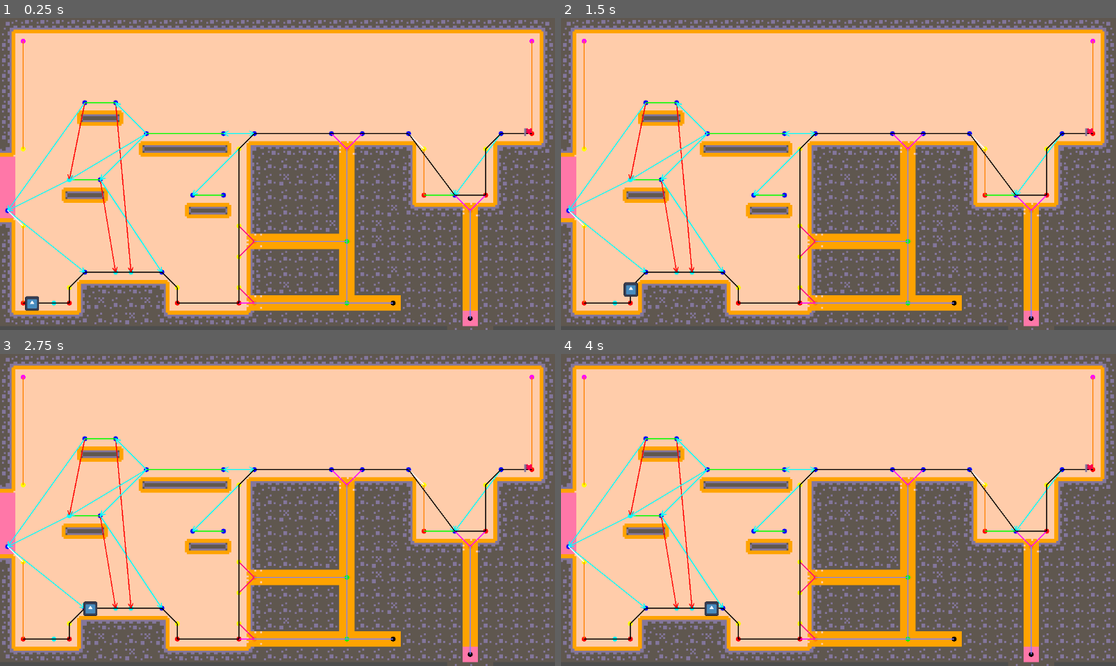
Above: before the commit, frames 1-4 (two rows, left to right).
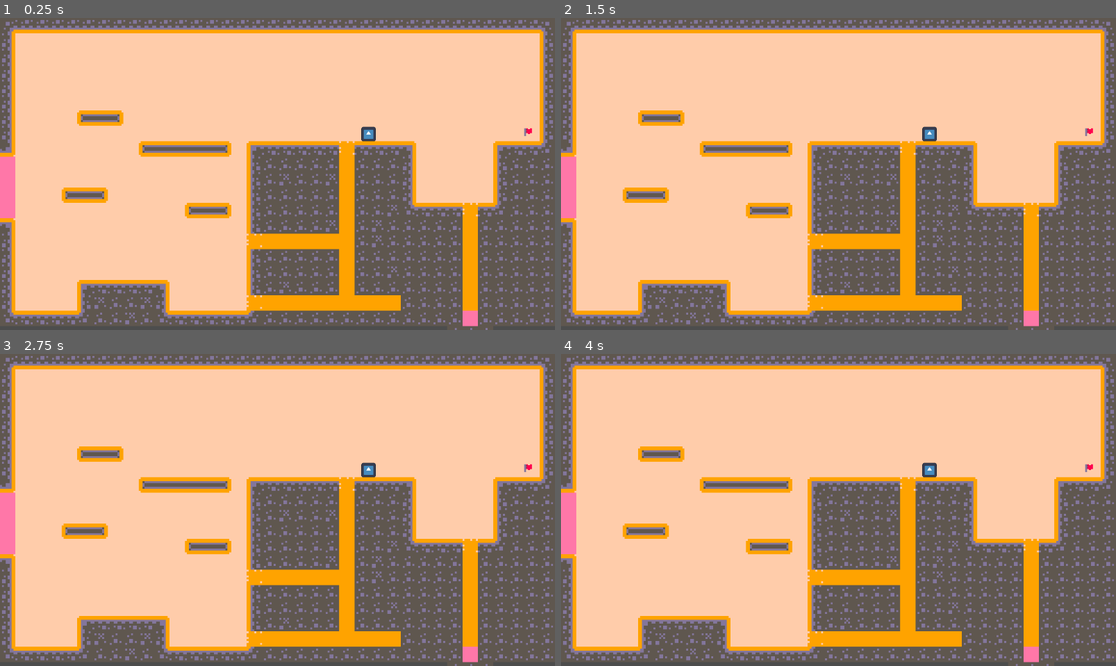
Above: after the commit, the same moments.

Repository: marolmmar1/TFG
Game: Godot game, scene res://Develop/Bioma.tscn
The game is run twice, just before and just after one commit, with the same random seed, the same clock (stepped at 60 frames per second) and the same inputs. The engine's default icon, where the game draws it, is replaced by a stand-in: a white triangle on a blue panel in a dark square.
Inputs:
- Up to frame 1 (0.25 s): no input
- Up to frame 2 (1.5 s): no input
- Up to frame 3 (2.75 s): tap Enter at 2 s
- Up to frame 4 (4 s): no input

The runs differ from the first frame. In frame 1, 3.1% of the frame differs, in the area x 0-97%, y 6-98%; in frame 2, 3.1%; in frame 3, 3.1%; in frame 4, 3.1%.
Error after the commit: Cannot call method 'get_used_cells' on a null value. (res://AStar/a_star.gd:57)

Commit message:
quick fix

Diff:
--- /dev/null
+++ b/AStar/AStar.tscn
@@ -0,0 +1,19 @@
+[gd_scene load_steps=5 format=3 uid="uid://ci6e23n678kxs"]
+
+[ext_resource type="Script" path="res://AStar/a_star.gd" id="1_k4lbb"]
+[ext_resource type="Script" path="res://AStar/tile_map_helper.gd" id="2_4l024"]
+[ext_resource type="Script" path="res://AStar/nodes_helper.gd" id="3_txqkn"]
+[ext_resource type="Script" path="res://AStar/link_helper.gd" id="4_sgoau"]
+
+[node name="AStar" type="Node2D" node_paths=PackedStringArray("tilemap")]
+script = ExtResource("1_k4lbb")
+tilemap = NodePath("")
+
+[node name="TileMapHelper" type="Node" parent="."]
+script = ExtResource("2_4l024")
+
+[node name="NodesHelper" type="Node" parent="."]
+script = ExtResource("3_txqkn")
+
+[node name="LinkHelper" type="Node" parent="."]
+script = ExtResource("4_sgoau")
--- /dev/null
+++ b/Creatures/GroundCreature/GroundCreature.tscn
@@ -0,0 +1,74 @@
+[gd_scene load_steps=15 format=3 uid="uid://dahmo14t7kdaw"]
+
+[ext_resource type="Script" path="res://Creatures/GroundCreature/ground_creature.gd" id="1_8im78"]
+[ext_resource type="Texture2D" uid="uid://2l44j7m7c03b" path="res://icon.svg" id="2_7cq72"]
+[ext_resource type="Script" path="res://Creatures/GroundCreature/ground_creature_controller.gd" id="3_2relg"]
+[ext_resource type="Script" path="res://Creatures/States/walk_state.gd" id="4_illsp"]
+[ext_resource type="Script" path="res://Creatures/States/fall_state.gd" id="5_d1aoj"]
+[ext_resource type="Script" path="res://Creatures/States/climb_state.gd" id="6_ab7tr"]
+[ext_resource type="Script" path="res://Creatures/States/crawl_state.gd" id="7_qc4mj"]
+[ext_resource type="Script" path="res://Creatures/States/state.gd" id="8_jug00"]
+[ext_resource type="Script" path="res://Creatures/States/switch_climbing_state.gd" id="9_674qo"]
+[ext_resource type="Script" path="res://Creatures/States/switch_crawl_walk_state.gd" id="10_oasad"]
+[ext_resource type="Script" path="res://Creatures/States/switch_crawl_climb_state.gd" id="11_odbyq"]
+[ext_resource type="Script" path="res://Creatures/States/jump_state.gd" id="12_fu1oo"]
+[ext_resource type="Script" path="res://Creatures/GroundCreature/ground_creature_ai.gd" id="13_nlyld"]
+
+[sub_resource type="CircleShape2D" id="CircleShape2D_2owua"]
+radius = 18.0278
+
+[node name="Creature" type="CharacterBody2D"]
+position = Vector2(714, 237)
+scale = Vector2(0.821159, 0.821159)
+collision_layer = 3
+collision_mask = 3
+script = ExtResource("1_8im78")
+
+[node name="CollisionShape2D" type="CollisionShape2D" parent="."]
+shape = SubResource("CircleShape2D_2owua")
+
+[node name="Sprite2D" type="Sprite2D" parent="."]
+scale = Vector2(0.28125, 0.28125)
+texture = ExtResource("2_7cq72")
+
+[node name="Controller" type="Node" parent="."]
+script = ExtResource("3_2relg")
+
+[node name="Walk" type="Node" parent="Controller"]
+script = ExtResource("4_illsp")
+
+[node name="Fall" type="Node" parent="Controller"]
+script = ExtResource("5_d1aoj")
+
+[node name="Climb" type="Node" parent="Controller"]
+script = ExtResource("6_ab7tr")
+
+[node name="Crawl" type="Node" parent="Controller"]
+script = ExtResource("7_qc4mj")
+
+[node name="Idle" type="Node" parent="Controller"]
+script = ExtResource("8_jug00")
+
+[node name="IdleClimb" type="Node" parent="Controller"]
+script = ExtResource("8_jug00")
+
+[node name="IdleCrawl" type="Node" parent="Controller"]
+script = ExtResource("8_jug00")
+
+[node name="SwitchClimbing" type="Node" parent="Controller"]
+script = ExtResource("9_674qo")
+
+[node name="SwitchCrawlWalk" type="Node" parent="Controller"]
+script = ExtResource("10_oasad")
+
+[node name="SwitchCrawlClimb" type="Node" parent="Controller"]
+script = ExtResource("11_odbyq")
+
+[node name="Jump" type="Node" parent="Controller"]
+script = ExtResource("12_fu1oo")
+
+[node name="AI" type="Node2D" parent="."]
+script = ExtResource("13_nlyld")
+
+[node name="AITimer" type="Timer" parent="."]
+one_shot = true
--- a/Creatures/ground_creature.gd
+++ b/Creatures/GroundCreature/ground_creature.gd
@@ -6,6 +6,9 @@
 @export_category("Provided")
 @export var astar: Node2D
 
+@export_category("Debug")
+@export var target: Node2D
+
 @onready var controller = $Controller
 @onready var ai = $AI
 @onready var ai_timer: Timer = $AITimer
@@ -13,7 +16,7 @@
 func _ready() -> void:
 
 	controller.init(self)
-	ai.init(astar, controller)
+	ai.init(astar, controller, target)
 
 	# ai_timer.wait_time = ai_time
 	# ai_timer.timeout.connect(ai_tick)
--- a/Creatures/ground_creature_ai.gd
+++ b/Creatures/GroundCreature/ground_creature_ai.gd
@@ -1,20 +1,21 @@
 extends Node2D
 
-@export_category("Debug") #DEBUG
-@export var target: Node2D
-@export var astar_node: Node2D
 @export var detect_node_dist: float = 5
 @export var unnecessary_jump_threshold: float = 25.0
 
-var astar_graph
+var astar_graph: Node2D
 var controller
 var path = []
 var path_index = 0
-
-
-func init(_astar, _controller):
+#DEBUG
+var target
+
+
+func init(_astar, _controller, target):
 	self.astar_graph = _astar
 	self.controller = _controller
+	#DEBUG
+	self.target = target
 
 
 func get_closest_node(point: Vector2, threshold: float):
@@ -52,7 +53,7 @@
 
 		# #DEBUG
 		# await get_tree().create_timer(0.25).timeout
-		# astar_node.queue_redraw()
+		# astar_graph.queue_redraw()
 
 		var lowest_cost_node = null
 		var lowest_cost = INF
@@ -102,7 +103,7 @@
 	var neighbors = []
 
 	# #DEBUG
-	# astar_node.astar_on_going.append(astar_graph.tmhelper.to_world_position(node))
+	# astar_graph.astar_on_going.append(astar_graph.tmhelper.to_world_position(node))
 
 	for edge in astar_graph.astar_nodes[node]:
 		neighbors.append(edge.to)
@@ -130,8 +131,8 @@
 		var target_node = get_closest_node(target.position, 1000)
 
 		# #DEBUG
-		# astar_node.astar_target = astar_graph.tmhelper.to_world_position(target_node)
-		# astar_node.queue_redraw()
+		# astar_graph.astar_target = astar_graph.tmhelper.to_world_position(target_node)
+		# astar_graph.queue_redraw()
 
 		path_index = 0
 		path = astar(current_node, target_node)
@@ -141,8 +142,8 @@
 	if path:
 
 		#DEBUG
-		astar_node.astar_path = path
-		astar_node.queue_redraw()
+		astar_graph.astar_path = path
+		astar_graph.queue_redraw()
 
 		if path_index < path.size() and path[path_index].to == get_closest_node(controller.position, detect_node_dist):
 			path_index += 1
--- a/Develop/Bioma.tscn
+++ b/Develop/Bioma.tscn
@@ -1,24 +1,9 @@
-[gd_scene load_steps=23 format=3 uid="uid://ccf6t4ko0ds42"]
+[gd_scene load_steps=7 format=3 uid="uid://ccf6t4ko0ds42"]
 
 [ext_resource type="Texture2D" uid="uid://eujin7w1yov" path="res://Assets/kenney_pico-8-platformer/Default/Tilemap/tilemap_packed.png" id="1_4dpsh"]
-[ext_resource type="Script" path="res://AStar/tile_map_helper.gd" id="3_5fu47"]
-[ext_resource type="Script" path="res://AStar/a_star.gd" id="3_qpv5a"]
-[ext_resource type="Script" path="res://AStar/nodes_helper.gd" id="4_ajdy2"]
-[ext_resource type="Script" path="res://AStar/link_helper.gd" id="5_2xpg2"]
-[ext_resource type="Script" path="res://Creatures/ground_creature_controller.gd" id="6_6yccm"]
+[ext_resource type="PackedScene" uid="uid://ci6e23n678kxs" path="res://AStar/AStar.tscn" id="2_hqvih"]
 [ext_resource type="Texture2D" uid="uid://dagii0va0jdne" path="res://Assets/kenney_pico-8-platformer/Transparent/Tiles/tile_0073.png" id="6_tqb5n"]
-[ext_resource type="Texture2D" uid="uid://2l44j7m7c03b" path="res://icon.svg" id="6_vlhar"]
-[ext_resource type="Script" path="res://Creatures/ground_creature.gd" id="6_yqe6f"]
-[ext_resource type="Script" path="res://Creatures/ground_creature_ai.gd" id="8_cu1ky"]
-[ext_resource type="Script" path="res://Creatures/States/walk_state.gd" id="10_1dhbc"]
-[ext_resource type="Script" path="res://Creatures/States/state.gd" id="10_3h3ol"]
-[ext_resource type="Script" path="res://Creatures/States/fall_state.gd" id="11_k430i"]
-[ext_resource type="Script" path="res://Creatures/States/climb_state.gd" id="13_eqle6"]
-[ext_resource type="Script" path="res://Creatures/States/crawl_state.gd" id="14_qcmog"]
-[ext_resource type="Script" path="res://Creatures/States/switch_climbing_state.gd" id="14_wpcrk"]
-[ext_resource type="Script" path="res://Creatures/States/switch_crawl_walk_state.gd" id="15_it2ob"]
-[ext_resource type="Script" path="res://Creatures/States/switch_crawl_climb_state.gd" id="17_qrtrk"]
-[ext_resource type="Script" path="res://Creatures/States/jump_state.gd" id="18_3ho23"]
+[ext_resource type="PackedScene" uid="uid://dahmo14t7kdaw" path="res://Creatures/GroundCreature/GroundCreature.tscn" id="7_t4mvu"]
 
 [sub_resource type="TileSetAtlasSource" id="TileSetAtlasSource_5okw5"]
 texture = ExtResource("1_4dpsh")
@@ -289,9 +274,6 @@
 custom_data_layer_1/type = 1
 sources/5 = SubResource("TileSetAtlasSource_5okw5")
 
-[sub_resource type="CircleShape2D" id="CircleShape2D_2owua"]
-radius = 18.0278
-
 [node name="Bioma" type="Node2D"]
 
 [node name="TileMap" type="TileMap" parent="."]
@@ -303,18 +285,7 @@
 format = 2
 layer_0/tile_data = PackedInt32Array(1245186, 262149, 2, 1245187, 262149, 2, 1245188, 262149, 2, 1245189, 262149, 2, 12 …(11666 unchanged characters)…
 
-[node name="AStar" type="Node2D" parent="." node_paths=PackedStringArray("tilemap")]
-script = ExtResource("3_qpv5a")
-tilemap = NodePath("../TileMap")
-
-[node name="TileMapHelper" type="Node" parent="AStar"]
-script = ExtResource("3_5fu47")
-
-[node name="NodesHelper" type="Node" parent="AStar"]
-script = ExtResource("4_ajdy2")
-
-[node name="LinkHelper" type="Node" parent="AStar"]
-script = ExtResource("5_2xpg2")
+[node name="AStar" parent="." instance=ExtResource("2_hqvih")]
 
 [node name="DebugTarget" type="Node2D" parent="."]
 position = Vector2(1096, 229)
@@ -325,61 +296,7 @@
 scale = Vector2(2, 2)
 texture = ExtResource("6_tqb5n")
 
-[node name="Creature" type="CharacterBody2D" parent="." node_paths=PackedStringArray("astar")]
-position = Vector2(55, 588)
-scale = Vector2(0.821159, 0.821159)
-collision_layer = 3
-collision_mask = 3
-script = ExtResource("6_yqe6f")
-astar = NodePath("../AStar")
-
-[node name="CollisionShape2D" type="CollisionShape2D" parent="Creature"]
-shape = SubResource("CircleShape2D_2owua")
-
-[node name="Sprite2D" type="Sprite2D" parent="Creature"]
-scale = Vector2(0.28125, 0.28125)
-texture = ExtResource("6_vlhar")
-
-[node name="Controller" type="Node" parent="Creature"]
-script = ExtResource("6_6yccm")
-
-[node name="Walk" type="Node" parent="Creature/Controller"]
-script = ExtResource("10_1dhbc")
-
-[node name="Fall" type="Node" parent="Creature/Controller"]
-script = ExtResource("11_k430i")
-
-[node name="Climb" type="Node" parent="Creature/Controller"]
-script = ExtResource("13_eqle6")
-
-[node name="Crawl" type="Node" parent="Creature/Controller"]
-script = ExtResource("14_qcmog")
-
-[node name="Idle" type="Node" parent="Creature/Controller"]
-script = ExtResource("10_3h3ol")
-
-[node name="IdleClimb" type="Node" parent="Creature/Controller"]
-script = ExtResource("10_3h3ol")
-
-[node name="IdleCrawl" type="Node" parent="Creature/Controller"]
-script = ExtResource("10_3h3ol")
-
-[node name="SwitchClimbing" type="Node" parent="Creature/Controller"]
-script = ExtResource("14_wpcrk")
-
-[node name="SwitchCrawlWalk" type="Node" parent="Creature/Controller"]
-script = ExtResource("15_it2ob")
-
-[node name="SwitchCrawlClimb" type="Node" parent="Creature/Controller"]
-script = ExtResource("17_qrtrk")
-
-[node name="Jump" type="Node" parent="Creature/Controller"]
-script = ExtResource("18_3ho23")
-
-[node name="AI" type="Node2D" parent="Creature" node_paths=PackedStringArray("target", "astar_node")]
-script = ExtResource("8_cu1ky")
-target = NodePath("../../DebugTarget")
-astar_node = NodePath("../../AStar")
-
-[node name="AITimer" type="Timer" parent="Creature"]
-one_shot = true
+[node name="Creature" parent="." node_paths=PackedStringArray("astar", "target") instance=ExtResource("7_t4mvu")]
+position = Vector2(765, 233)
+astar = NodePath("")
+target = NodePath("../DebugTarget")
Renamed: Creatures/ground_creature_controller.gd -> Creatures/GroundCreature/ground_creature_controller.gd
